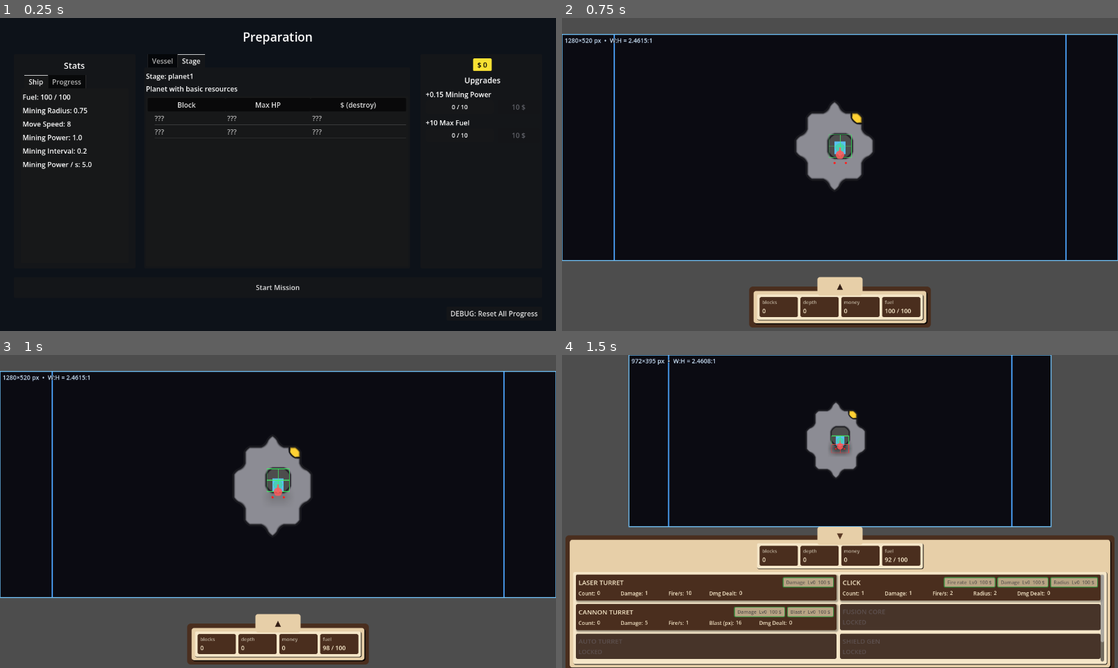
Above: before the commit, frames 1-4 (two rows, left to right).
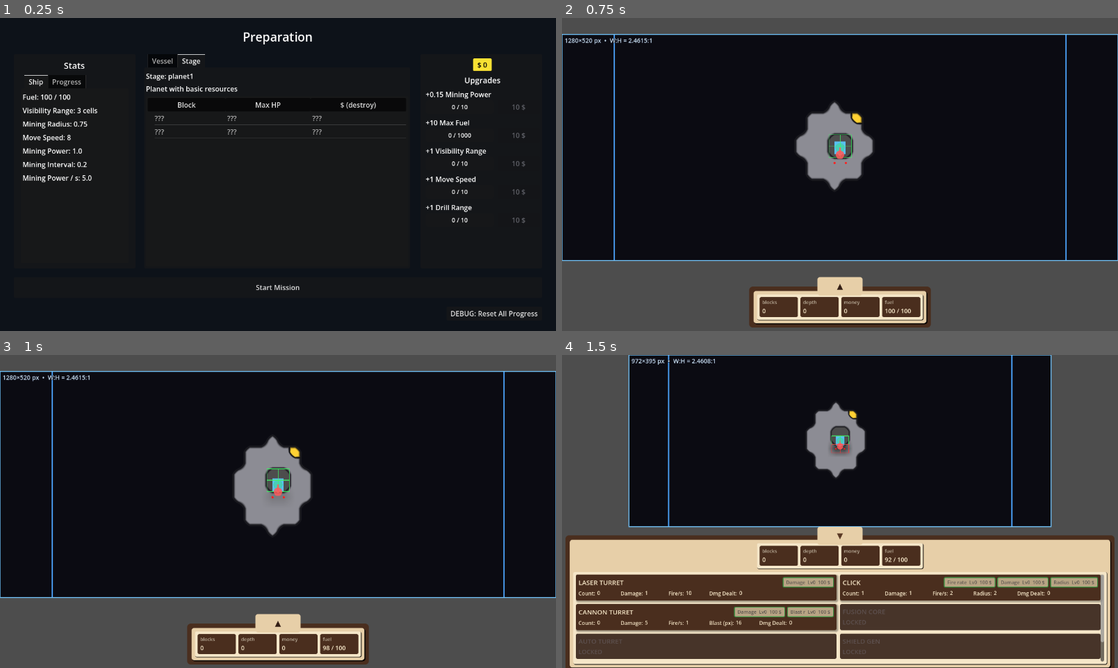
Above: after the commit, the same moments.

Repository: caboyd/blast_game
Game: Godot game, scene res://scenes/prep/Prep.tscn
Same seed, same stepped clock (60 frames per second), same inputs: the game is played once before the commit and once after it.
Inputs:
- Up to frame 1 (0.25 s): no input
- Up to frame 2 (0.75 s): click "Start Mission" at 0.5 s
- Up to frame 3 (1 s): no input
- Up to frame 4 (1.5 s): click "▲" at 1.25 s

The runs differ from the first frame. In frame 1, 1.1% of the frame differs, in the area x 4-95%, y 28-66%; in frame 2, nothing differs; in frame 3, nothing differs; in frame 4, nothing differs.

Commit message:
more upgrades

Diff:
--- a/scenes/prep/Prep.tscn
+++ b/scenes/prep/Prep.tscn
@@ -115,6 +115,12 @@
 text = "Fuel: 100 / 100"
 autowrap_mode = 3
 
+[node name="VisibilityRangeLabel" type="Label" parent="Margin/RootVBox/Row/PreviewCol/StatsPanel/StatsMargin/StatsOuter/StatsTabs/Ship/ShipVBox"]
+layout_mode = 2
+theme_override_font_sizes/font_size = 16
+text = "Visibility Range: 3 cells"
+autowrap_mode = 3
+
 [node name="MiningRadiusLabel" type="Label" parent="Margin/RootVBox/Row/PreviewCol/StatsPanel/StatsMargin/StatsOuter/StatsTabs/Ship/ShipVBox" unique_id=127091633]
 layout_mode = 2
 theme_override_font_sizes/font_size = 16
@@ -396,6 +402,138 @@
 layout_mode = 2
 text = "10 $"
 
+[node name="VisibilityRow" type="VBoxContainer" parent="Margin/RootVBox/Row/ShopPanel/ShopMargin/ShopInner"]
+layout_mode = 2
+theme_override_constants/separation = 2
+
+[node name="VisibilityInfo" type="Label" parent="Margin/RootVBox/Row/ShopPanel/ShopMargin/ShopInner/VisibilityRow"]
+layout_mode = 2
+text = "+1 Visibility Range"
+
+[node name="VisibilityBuyRow" type="HBoxContainer" parent="Margin/RootVBox/Row/ShopPanel/ShopMargin/ShopInner/VisibilityRow"]
+layout_mode = 2
+theme_override_constants/separation = 8
+
+[node name="VisibilityTierStack" type="Control" parent="Margin/RootVBox/Row/ShopPanel/ShopMargin/ShopInner/VisibilityRow/VisibilityBuyRow"]
+custom_minimum_size = Vector2(0, 32)
+layout_mode = 2
+size_flags_horizontal = 3
+
+[node name="VisibilityTierProgress" type="ProgressBar" parent="Margin/RootVBox/Row/ShopPanel/ShopMargin/ShopInner/VisibilityRow/VisibilityBuyRow/VisibilityTierStack"]
+layout_mode = 1
+anchors_preset = 15
+anchor_right = 1.0
+anchor_bottom = 1.0
+grow_horizontal = 2
+grow_vertical = 2
+max_value = 10.0
+show_percentage = false
+
+[node name="VisibilityTierLabel" type="Label" parent="Margin/RootVBox/Row/ShopPanel/ShopMargin/ShopInner/VisibilityRow/VisibilityBuyRow/VisibilityTierStack"]
+layout_mode = 1
+anchors_preset = 15
+anchor_right = 1.0
+anchor_bottom = 1.0
+grow_horizontal = 2
+grow_vertical = 2
+theme_override_font_sizes/font_size = 14
+text = "0 / 10"
+horizontal_alignment = 1
+vertical_alignment = 1
+
+[node name="VisibilityBtn" type="Button" parent="Margin/RootVBox/Row/ShopPanel/ShopMargin/ShopInner/VisibilityRow/VisibilityBuyRow"]
+custom_minimum_size = Vector2(96, 32)
+layout_mode = 2
+text = "10 $"
+
+[node name="SpeedRow" type="VBoxContainer" parent="Margin/RootVBox/Row/ShopPanel/ShopMargin/ShopInner"]
+layout_mode = 2
+theme_override_constants/separation = 2
+
+[node name="SpeedInfo" type="Label" parent="Margin/RootVBox/Row/ShopPanel/ShopMargin/ShopInner/SpeedRow"]
+layout_mode = 2
+text = "+1 Move Speed"
+
+[node name="SpeedBuyRow" type="HBoxContainer" parent="Margin/RootVBox/Row/ShopPanel/ShopMargin/ShopInner/SpeedRow"]
+layout_mode = 2
+theme_override_constants/separation = 8
+
+[node name="SpeedTierStack" type="Control" parent="Margin/RootVBox/Row/ShopPanel/ShopMargin/ShopInner/SpeedRow/SpeedBuyRow"]
+custom_minimum_size = Vector2(0, 32)
+layout_mode = 2
+size_flags_horizontal = 3
+
+[node name="SpeedTierProgress" type="ProgressBar" parent="Margin/RootVBox/Row/ShopPanel/ShopMargin/ShopInner/SpeedRow/SpeedBuyRow/SpeedTierStack"]
+layout_mode = 1
+anchors_preset = 15
+anchor_right = 1.0
+anchor_bottom = 1.0
+grow_horizontal = 2
+grow_vertical = 2
+max_value = 10.0
+show_percentage = false
+
+[node name="SpeedTierLabel" type="Label" parent="Margin/RootVBox/Row/ShopPanel/ShopMargin/ShopInner/SpeedRow/SpeedBuyRow/SpeedTierStack"]
+layout_mode = 1
+anchors_preset = 15
+anchor_right = 1.0
+anchor_bottom = 1.0
+grow_horizontal = 2
+grow_vertical = 2
+theme_override_font_sizes/font_size = 14
+text = "0 / 10"
+horizontal_alignment = 1
+vertical_alignment = 1
+
+[node name="SpeedBtn" type="Button" parent="Margin/RootVBox/Row/ShopPanel/ShopMargin/ShopInner/SpeedRow/SpeedBuyRow"]
+custom_minimum_size = Vector2(96, 32)
+layout_mode = 2
+text = "10 $"
+
+[node name="DrillRangeRow" type="VBoxContainer" parent="Margin/RootVBox/Row/ShopPanel/ShopMargin/ShopInner"]
+layout_mode = 2
+theme_override_constants/separation = 2
+
+[node name="DrillRangeInfo" type="Label" parent="Margin/RootVBox/Row/ShopPanel/ShopMargin/ShopInner/DrillRangeRow"]
+layout_mode = 2
+text = "+1 Drill Range"
+
+[node name="DrillRangeBuyRow" type="HBoxContainer" parent="Margin/RootVBox/Row/ShopPanel/ShopMargin/ShopInner/DrillRangeRow"]
+layout_mode = 2
+theme_override_constants/separation = 8
+
+[node name="DrillRangeTierStack" type="Control" parent="Margin/RootVBox/Row/ShopPanel/ShopMargin/ShopInner/DrillRangeRow/DrillRangeBuyRow"]
+custom_minimum_size = Vector2(0, 32)
+layout_mode = 2
+size_flags_horizontal = 3
+
+[node name="DrillRangeTierProgress" type="ProgressBar" parent="Margin/RootVBox/Row/ShopPanel/ShopMargin/ShopInner/DrillRangeRow/DrillRangeBuyRow/DrillRangeTierStack"]
+layout_mode = 1
+anchors_preset = 15
+anchor_right = 1.0
+anchor_bottom = 1.0
+grow_horizontal = 2
+grow_vertical = 2
+max_value = 10.0
+show_percentage = false
+
+[node name="DrillRangeTierLabel" type="Label" parent="Margin/RootVBox/Row/ShopPanel/ShopMargin/ShopInner/DrillRangeRow/DrillRangeBuyRow/DrillRangeTierStack"]
+layout_mode = 1
+anchors_preset = 15
+anchor_right = 1.0
+anchor_bottom = 1.0
+grow_horizontal = 2
+grow_vertical = 2
+theme_override_font_sizes/font_size = 14
+text = "0 / 10"
+horizontal_alignment = 1
+vertical_alignment = 1
+
+[node name="DrillRangeBtn" type="Button" parent="Margin/RootVBox/Row/ShopPanel/ShopMargin/ShopInner/DrillRangeRow/DrillRangeBuyRow"]
+custom_minimum_size = Vector2(96, 32)
+layout_mode = 2
+text = "10 $"
+
 [node name="StartMission" type="Button" parent="Margin/RootVBox" unique_id=368516084]
 custom_minimum_size = Vector2(0, 48)
 layout_mode = 2
--- a/scripts/prep/Prep.gd
+++ b/scripts/prep/Prep.gd
@@ -9,6 +9,7 @@
 @onready var _money_label: Label = $"Margin/RootVBox/Row/PreviewCol/StatsPanel/StatsMargin/StatsOuter/StatsTabs/Progress/ProgressVBox/MoneyLabel"
 @onready var _depth_label: Label = $"Margin/RootVBox/Row/PreviewCol/StatsPanel/StatsMargin/StatsOuter/StatsTabs/Progress/ProgressVBox/DepthLabel"
 @onready var _ship_fuel_label: Label = $"Margin/RootVBox/Row/PreviewCol/StatsPanel/StatsMargin/StatsOuter/StatsTabs/Ship/ShipVBox/ShipFuelLabel"
+@onready var _visibility_range_label: Label = $"Margin/RootVBox/Row/PreviewCol/StatsPanel/StatsMargin/StatsOuter/StatsTabs/Ship/ShipVBox/VisibilityRangeLabel"
 @onready var _mining_radius_label: Label = $"Margin/RootVBox/Row/PreviewCol/StatsPanel/StatsMargin/StatsOuter/StatsTabs/Ship/ShipVBox/MiningRadiusLabel"
 @onready var _move_speed_label: Label = $"Margin/RootVBox/Row/PreviewCol/StatsPanel/StatsMargin/StatsOuter/StatsTabs/Ship/ShipVBox/MoveSpeedLabel"
 @onready var _mining_power_label: Label = $"Margin/RootVBox/Row/PreviewCol/StatsPanel/StatsMargin/StatsOuter/StatsTabs/Ship/ShipVBox/MiningPowerLabel"
@@ -27,6 +28,15 @@
 @onready var _shop_fuel_tier: Label = $Margin/RootVBox/Row/ShopPanel/ShopMargin/ShopInner/FuelRow/FuelBuyRow/FuelTierStack/FuelTierLabel
 @onready var _shop_fuel_tier_bar: ProgressBar = $Margin/RootVBox/Row/ShopPanel/ShopMargin/ShopInner/FuelRow/FuelBuyRow/FuelTierStack/FuelTierProgress
 @onready var _shop_fuel_btn: Button = $Margin/RootVBox/Row/ShopPanel/ShopMargin/ShopInner/FuelRow/FuelBuyRow/FuelBtn
+@onready var _shop_visibility_tier: Label = $Margin/RootVBox/Row/ShopPanel/ShopMargin/ShopInner/VisibilityRow/VisibilityBuyRow/VisibilityTierStack/VisibilityTierLabel
+@onready var _shop_visibility_tier_bar: ProgressBar = $Margin/RootVBox/Row/ShopPanel/ShopMargin/ShopInner/VisibilityRow/VisibilityBuyRow/VisibilityTierStack/VisibilityTierProgress
+@onready var _shop_visibility_btn: Button = $Margin/RootVBox/Row/ShopPanel/ShopMargin/ShopInner/VisibilityRow/VisibilityBuyRow/VisibilityBtn
+@onready var _shop_speed_tier: Label = $Margin/RootVBox/Row/ShopPanel/ShopMargin/ShopInner/SpeedRow/SpeedBuyRow/SpeedTierStack/SpeedTierLabel
+@onready var _shop_speed_tier_bar: ProgressBar = $Margin/RootVBox/Row/ShopPanel/ShopMargin/ShopInner/SpeedRow/SpeedBuyRow/SpeedTierStack/SpeedTierProgress
+@onready var _shop_speed_btn: Button = $Margin/RootVBox/Row/ShopPanel/ShopMargin/ShopInner/SpeedRow/SpeedBuyRow/SpeedBtn
+@onready var _shop_drill_range_tier: Label = $Margin/RootVBox/Row/ShopPanel/ShopMargin/ShopInner/DrillRangeRow/DrillRangeBuyRow/DrillRangeTierStack/DrillRangeTierLabel
+@onready var _shop_drill_range_tier_bar: ProgressBar = $Margin/RootVBox/Row/ShopPanel/ShopMargin/ShopInner/DrillRangeRow/DrillRangeBuyRow/DrillRangeTierStack/DrillRangeTierProgress
+@onready var _shop_drill_range_btn: Button = $Margin/RootVBox/Row/ShopPanel/ShopMargin/ShopInner/DrillRangeRow/DrillRangeBuyRow/DrillRangeBtn
 
 
 func _ready() -> void:
@@ -54,6 +64,12 @@
 		_shop_mining_btn.pressed.connect(func() -> void: _on_shop_purchase(&"mining_power"))
 	if _shop_fuel_btn:
 		_shop_fuel_btn.pressed.connect(func() -> void: _on_shop_purchase(&"fuel_tank"))
+	if _shop_visibility_btn:
+		_shop_visibility_btn.pressed.connect(func() -> void: _on_shop_purchase(&"visibility_range"))
+	if _shop_speed_btn:
+		_shop_speed_btn.pressed.connect(func() -> void: _on_shop_purchase(&"vessel_speed"))
+	if _shop_drill_range_btn:
+		_shop_drill_range_btn.pressed.connect(func() -> void: _on_shop_purchase(&"drill_range"))
 	_refresh_all()
 
 
@@ -128,13 +144,15 @@
 		_ship_fuel_label.text = "Fuel: %d / %d" % [int(floorf(GameStatistics.fuel)), int(floorf(GameStatistics.fuel_max))]
 	if _vessel == null:
 		return
+	if _visibility_range_label:
+		_visibility_range_label.text = "Visibility Range: %d cells" % _vessel.get_effective_vision_radius_cells()
 	if _mining_radius_label:
 		var half_cell: float = MiningGrid.CELL_SIZE_PX * 0.5
-		var world_r: float = _vessel.get_drill_game_radius_px()
+		var world_r: float = _vessel.get_effective_drill_game_radius_px()
 		var r_rel: float = world_r / half_cell if half_cell > 0.0 else 0.0
 		_mining_radius_label.text = "Mining Radius: %.2f" % r_rel
 	if _move_speed_label:
-		_move_speed_label.text = "Move Speed: %d" % int(roundf(_vessel.move_speed_px_s))
+		_move_speed_label.text = "Move Speed: %d" % int(roundf(_vessel.get_effective_move_speed_px_s()))
 	if _mining_power_label:
 		_mining_power_label.text = "Mining Power: %.1f" % _vessel.get_effective_mine_damage_per_tick()
 	if _mining_interval_label:
@@ -151,12 +169,24 @@
 func _refresh_shop() -> void:
 	_set_shop_tier_label(&"mining_power", _shop_mining_tier)
 	_set_shop_tier_label(&"fuel_tank", _shop_fuel_tier)
+	_set_shop_tier_label(&"visibility_range", _shop_visibility_tier)
+	_set_shop_tier_label(&"vessel_speed", _shop_speed_tier)
+	_set_shop_tier_label(&"drill_range", _shop_drill_range_tier)
 	_set_shop_tier_progress(&"mining_power", _shop_mining_tier_bar)
 	_set_shop_tier_progress(&"fuel_tank", _shop_fuel_tier_bar)
+	_set_shop_tier_progress(&"visibility_range", _shop_visibility_tier_bar)
+	_set_shop_tier_progress(&"vessel_speed", _shop_speed_tier_bar)
+	_set_shop_tier_progress(&"drill_range", _shop_drill_range_tier_bar)
 	if _shop_mining_btn:
 		_set_shop_button(&"mining_power", _shop_mining_btn)
 	if _shop_fuel_btn:
 		_set_shop_button(&"fuel_tank", _shop_fuel_btn)
+	if _shop_visibility_btn:
+		_set_shop_button(&"visibility_range", _shop_visibility_btn)
+	if _shop_speed_btn:
+		_set_shop_button(&"vessel_speed", _shop_speed_btn)
+	if _shop_drill_range_btn:
+		_set_shop_button(&"drill_range", _shop_drill_range_btn)
 
 
 func _set_shop_tier_label(upgrade_id: StringName, label: Label) -> void:
--- a/scripts/ships/MiningVessel.gd
+++ b/scripts/ships/MiningVessel.gd
@@ -26,6 +26,8 @@
 var grid: MiningGrid
 ## Scene default before `mining_power` career upgrades; effective damage adds `GameStatistics` bonus per level.
 var _base_mine_damage_per_tick: float = 1.0
+var _base_move_speed_px_s: float = 8.0
+var _base_vision_radius_cells: int = 3
 var _fuel_out_emitted: bool = false
 var _mine_accum_time: float = 0.0
 ## Fractional damage carried over between mining ticks (shared pool for the whole drill area).
@@ -35,6 +37,8 @@
 
 func _ready() -> void:
 	_base_mine_damage_per_tick = mine_damage_per_tick
+	_base_move_speed_px_s = move_speed_px_s
+	_base_vision_radius_cells = vision_radius_cells
 	_hull_shape = _find_hull_collider()
 	_drill_shape = _find_drill_collider()
 	if _hull_shape:
@@ -59,6 +63,21 @@
 	return _base_mine_damage_per_tick + float(UpgradeBus.get_level(&"mining_power")) * GameStatistics.MINE_UPGRADE_DMG_PER_LEVEL
 
 
+func get_effective_vision_radius_cells() -> int:
+	return maxi(
+		1,
+		_base_vision_radius_cells
+		+ UpgradeBus.get_level(&"visibility_range") * GameStatistics.VISIBILITY_RANGE_UPGRADE_CELLS_PER_LEVEL
+	)
+
+
+func get_effective_move_speed_px_s() -> float:
+	return (
+		_base_move_speed_px_s
+		+ float(UpgradeBus.get_level(&"vessel_speed")) * GameStatistics.VESSEL_SPEED_UPGRADE_PX_PER_LEVEL
+	)
+
+
 ## Same circle as movement (`hull_radius_px` at `global_position`). Call once after `grid` is set (stage start).
 func carve_hull_terrain_on_spawn() -> void:
 	if grid == null:
@@ -73,12 +92,12 @@
 	var dir := mouse - global_position
 	if dir.length_squared() > 0.0001:
 		rotation = dir.angle()
-		var step := dir.normalized() * move_speed_px_s * delta
+		var step := dir.normalized() * get_effective_move_speed_px_s() * delta
 		_move_with_collision(step)
 
 	_tick_mining(delta)
 
-	grid.update_vision(_front_world(), vision_radius_cells)
+	grid.update_vision(_front_world(), get_effective_vision_radius_cells())
 
 	if GameStatistics.fuel <= 0.0 and not _fuel_out_emitted:
 		_fuel_out_emitted = true
@@ -149,7 +168,7 @@
 
 	# Drill: small red dots on solid cells in the mining footprint.
 	var drill_c: Vector2 = _drill_center_world()
-	var r: float = mine_radius_px
+	var r: float = get_effective_drill_world_radius_px()
 	var dot_r: float = maxf(0.6, cs * 0.1)
 	var cx0: int = int(floor((drill_c.x - r) / cs))
 	var cx1: int = int(floor((drill_c.x + r) / cs))
@@ -220,11 +239,31 @@
 	return _circle_max_world_radius(_drill_shape, mine_radius_px)
 
 
+func _game_to_world_radius_scale() -> float:
+	var s: float = maxf(absf(scale.x), absf(scale.y))
+	return s if s > 0.0 else 1.0
+
+
+func get_effective_drill_world_radius_px() -> float:
+	var bonus_game_px: float = (
+		float(UpgradeBus.get_level(&"drill_range")) * GameStatistics.DRILL_RANGE_UPGRADE_PX_PER_LEVEL
+	)
+	return get_drill_world_radius_px() + bonus_game_px * _game_to_world_radius_scale()
+
+
 ## Radius in the same **game** space as `MiningGrid` (cell = `CELL_SIZE_PX` px), i.e. with this
 ## vessel’s `scale` factored out. Use for prep UI when the instance is zoom-scaled; avoids huge `world_r`.
 func get_drill_game_radius_px() -> float:
 	var w: float = get_drill_world_radius_px()
 	var s: float = maxf(absf(scale.x), absf(scale.y))
+	if s > 0.0:
+		w /= s
+	return w
+
+
+func get_effective_drill_game_radius_px() -> float:
+	var w: float = get_effective_drill_world_radius_px()
+	var s: float = _game_to_world_radius_scale()
 	if s > 0.0:
 		w /= s
 	return w
@@ -328,7 +367,8 @@
 
 func _tick_mining(delta: float) -> void:
 	var drill_c: Vector2 = _drill_center_world()
-	if not grid.has_solid_overlapping_circle_world(drill_c, mine_radius_px):
+	var drill_r: float = get_effective_drill_world_radius_px()
+	if not grid.has_solid_overlapping_circle_world(drill_c, drill_r):
 		_mine_accum_time = 0.0
 		return
 
@@ -341,7 +381,8 @@
 			continue
 		_mine_pending_damage -= float(whole)
 		drill_c = _drill_center_world()
-		var hp_rm: int = grid.mine_solid_in_circle_world(drill_c, mine_radius_px, whole)
+		drill_r = get_effective_drill_world_radius_px()
+		var hp_rm: int = grid.mine_solid_in_circle_world(drill_c, drill_r, whole)
 		if hp_rm > 0:
 			GameStatistics.consume_fuel(float(hp_rm))
 
--- a/scripts/stats/GameStatistics.gd
+++ b/scripts/stats/GameStatistics.gd
@@ -39,6 +39,9 @@
 ## Max fuel with zero `fuel_tank` upgrades. Keep in sync with `begin_run` / career reset expectations.
 const BASE_FUEL_MAX := 100.0
 const MINE_UPGRADE_DMG_PER_LEVEL := 0.15
+const VISIBILITY_RANGE_UPGRADE_CELLS_PER_LEVEL := 1
+const VESSEL_SPEED_UPGRADE_PX_PER_LEVEL := 1.0
+const DRILL_RANGE_UPGRADE_PX_PER_LEVEL := 1.0
 
 var fuel: float = 100.0
 var fuel_max: float = BASE_FUEL_MAX
@@ -55,7 +58,12 @@
 func _on_upgrade_purchased(id: StringName, _new_level: int) -> void:
 	if id == &"fuel_tank":
 		_refit_fuel_tank_add_capacity_preserve_fill()
-	elif id == &"mining_power":
+	elif (
+		id == &"mining_power"
+		or id == &"visibility_range"
+		or id == &"vessel_speed"
+		or id == &"drill_range"
+	):
 		stats_changed.emit()
 	elif id == &"melter":
 		set_laser_turret_damage(laser_turret_damage + 1)
--- a/scripts/systems/UpgradeBus.gd
+++ b/scripts/systems/UpgradeBus.gd
@@ -8,7 +8,10 @@
 
 const DEFS: Dictionary = {
 	&"mining_power": {"base_cost": 10, "multiplier": 1.1, "max_level": 10},
-	&"fuel_tank": {"base_cost": 10, "multiplier": 1.1, "max_level": 10},
+	&"fuel_tank": {"base_cost": 10, "multiplier": 1.1, "max_level": 1000},
+	&"visibility_range": {"base_cost": 10, "multiplier": 1.1, "max_level": 10},
+	&"vessel_speed": {"base_cost": 10, "multiplier": 1.1, "max_level": 10},
+	&"drill_range": {"base_cost": 10, "multiplier": 1.1, "max_level": 10},
 	&"laser_count": {"base_cost": 120, "multiplier": 2.0},
 	&"laser_fire_rate": {"base_cost": 100, "multiplier": 2.0, "max_level": 0},
 	&"melter": {"base_cost": 100, "multiplier": 2.0},
--- /dev/null
+++ b/tests/UpgradeEffectsSmoke.tscn
@@ -0,0 +1,6 @@
+[gd_scene load_steps=2 format=3]
+
+[ext_resource type="Script" path="res://tests/upgrade_effects_smoke.gd" id="1"]
+
+[node name="UpgradeEffectsSmoke" type="Node"]
+script = ExtResource("1")
--- /dev/null
+++ b/tests/upgrade_effects_smoke.gd
@@ -0,0 +1,43 @@
+extends Node
+
+const MiningVesselScene := preload("res://scenes/ships/MiningVessel.tscn")
+
+
+func _ready() -> void:
+	var vessel := MiningVesselScene.instantiate() as MiningVessel
+	add_child(vessel)
+	await get_tree().process_frame
+
+	UpgradeBus._levels.clear()
+	_assert_eq(UpgradeBus.get_max_level(&"fuel_tank"), 1000, "fuel tank max level")
+
+	UpgradeBus._levels[&"visibility_range"] = 3
+	UpgradeBus._levels[&"vessel_speed"] = 4
+	UpgradeBus._levels[&"drill_range"] = 5
+
+	_assert_eq(vessel.get_effective_vision_radius_cells(), vessel.vision_radius_cells + 3, "vision range")
+	_assert_approx(
+		vessel.get_effective_move_speed_px_s(),
+		vessel.move_speed_px_s + 4.0,
+		"vessel speed"
+	)
+	_assert_approx(
+		vessel.get_effective_drill_game_radius_px(),
+		vessel.get_drill_game_radius_px() + 5.0,
+		"drill range"
+	)
+
+	vessel.queue_free()
+	get_tree().quit(0)
+
+
+func _assert_eq(actual: int, expected: int, label: String) -> void:
+	if actual != expected:
+		push_error("%s: expected %s, got %s" % [label, expected, actual])
+		get_tree().quit(1)
+
+
+func _assert_approx(actual: float, expected: float, label: String) -> void:
+	if not is_equal_approx(actual, expected):
+		push_error("%s: expected %.3f, got %.3f" % [label, expected, actual])
+		get_tree().quit(1)
Not shown, added: tests/upgrade_effects_smoke.gd.uid
